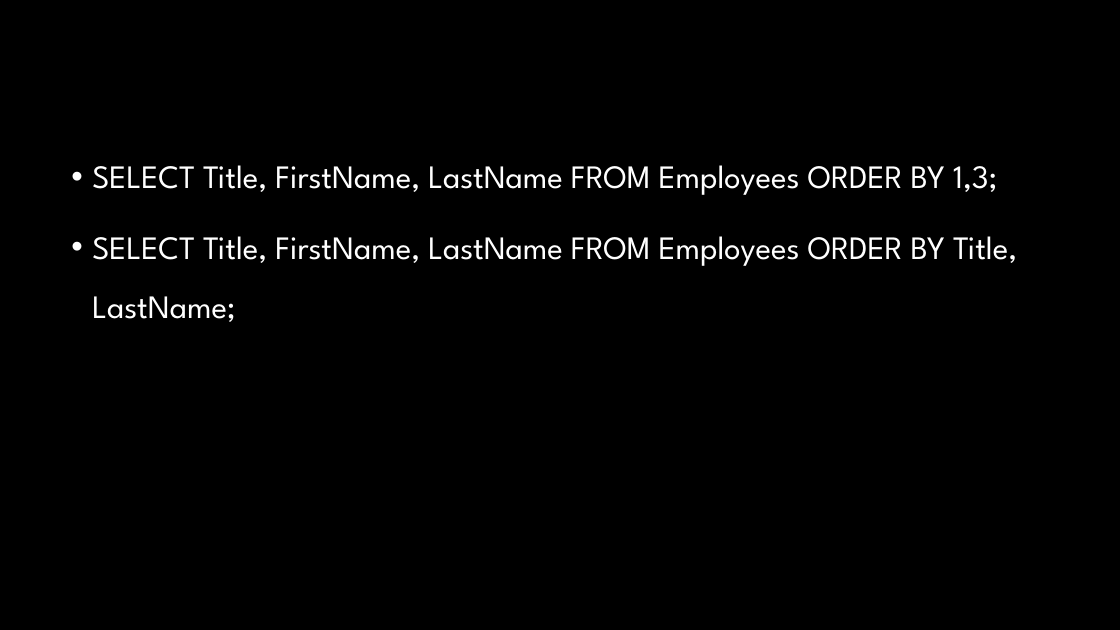
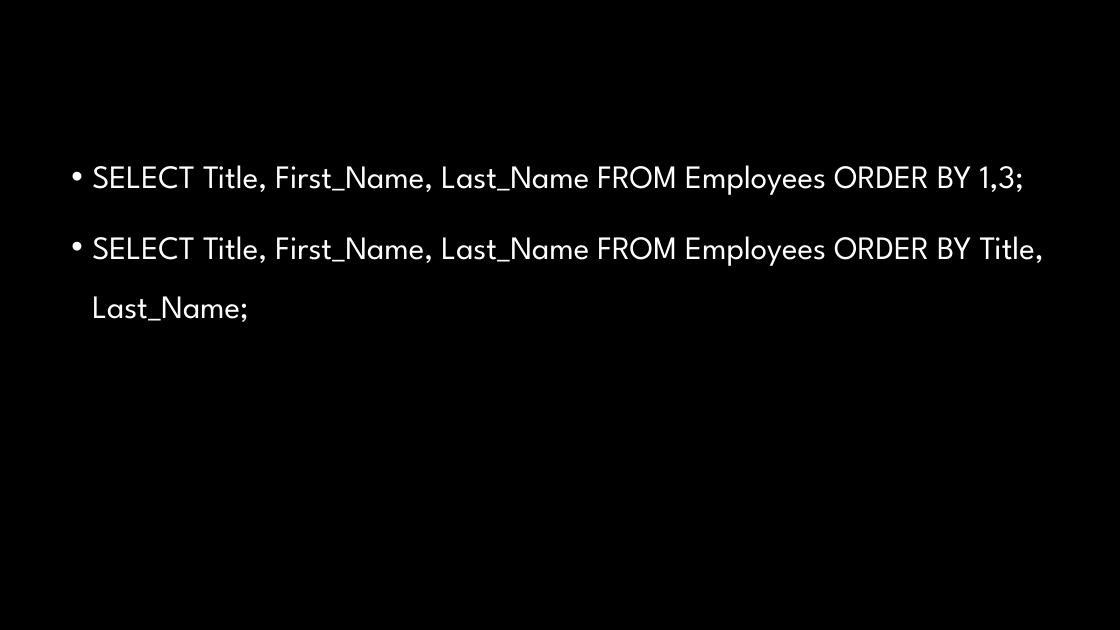
Before and after one commit to VKRISHNANB/postgres, a slide deck: slide 10 of slides/2psql1.pptx. Drawn at 1120x630 pixels with LibreOffice and Linux fonts; fonts in the diff are those of the drawing; background and template pictures are left out. Boxes give left, top, right and bottom in pixels: in the first picture for what was removed or moved away, otherwise in the second. Text is boxed around its words. In the diff, an @@ line names an element or a change of style, - is before the commit and + after.

```diff
--- a/slides/2psql1.pptx
+++ b/slides/2psql1.pptx
@@ text at (x1=92, y1=165, x2=1044, y2=322): text changed @@
-• SELECT Title, FirstName, LastName FROM Employees ORDER BY 1,3;
-• SELECT Title, FirstName, LastName FROM Employees ORDER BY Title, LastName;
+• SELECT Title, First_Name, Last_Name FROM Employees ORDER BY 1,3;
+• SELECT Title, First_Name, Last_Name FROM Employees ORDER BY Title, Last_Name;
```
Also in this commit, not shown: 23 other slides changed, 1 other file.
